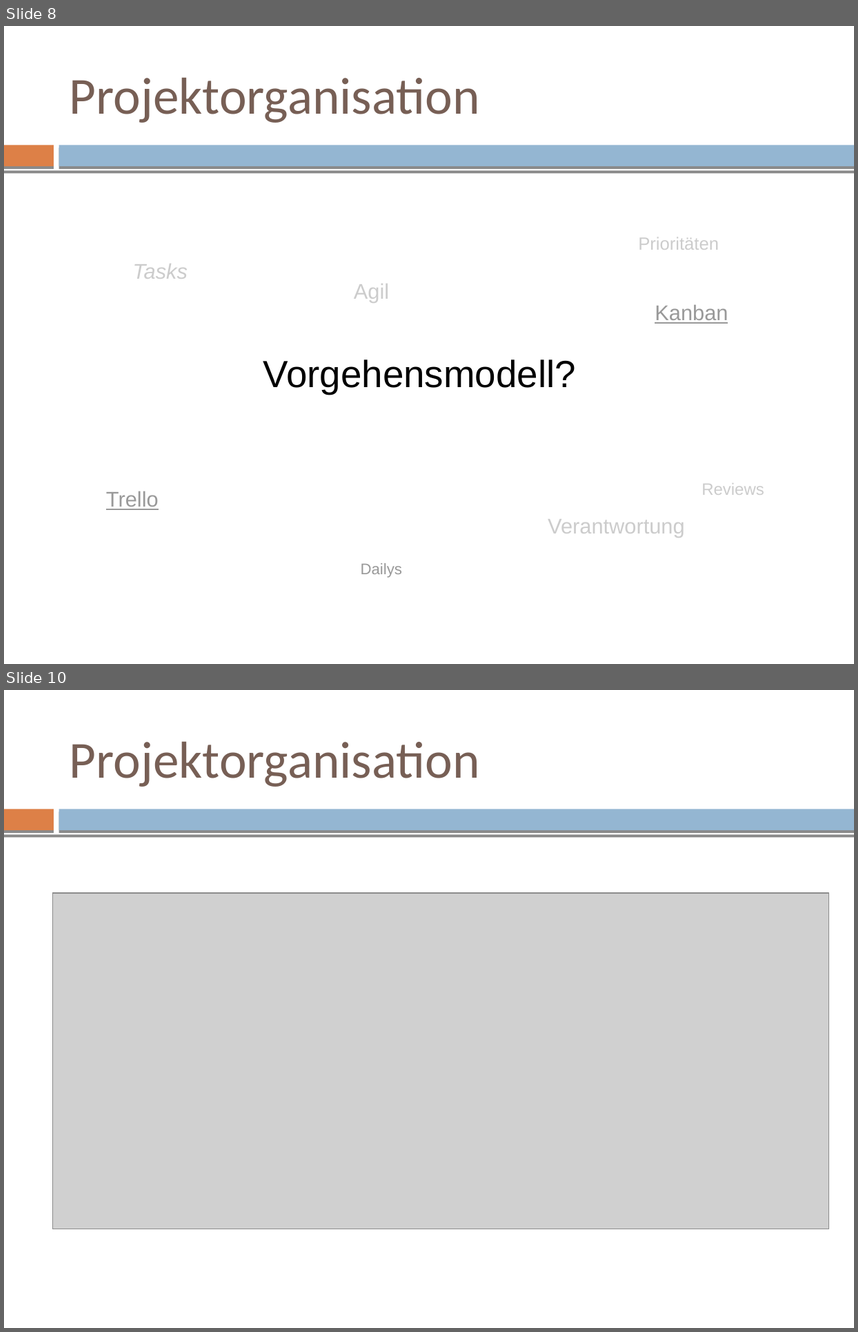
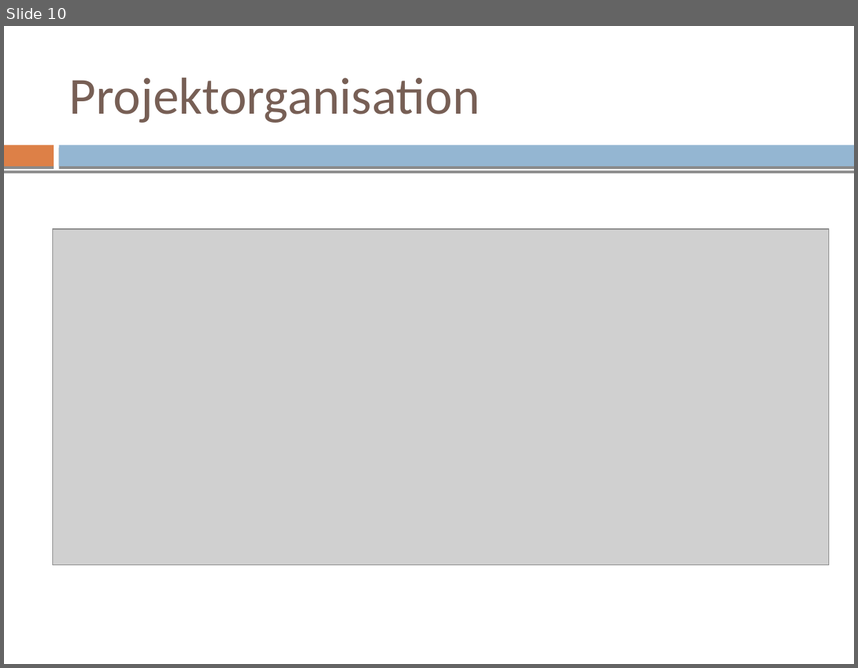
Before and after one commit to mvw/Wilddiebe10, a slide deck: keynote/keynote_part_sascha.odp. Shown one above the other, each under a label of ours: slides 8 and 10 before the commit, slide 10 after it; the slides between them are not shown. The pictures are 858x1332 and 858x668 pixels, drawn with LibreOffice and Linux fonts; fonts in the diff are those of the drawing; grey boxes stand for pictures. Boxes give left, top, right and bottom in pixels: in the first picture for what was removed or moved away, otherwise in the second. Text is boxed around its words. In the diff, an @@ line names an element or a change of style, - is before the commit and + after.

```diff
--- a/keynote/keynote_part_sascha.odp
+++ b/keynote/keynote_part_sascha.odp
@@ slide 8 removed at <box>4,26,854,664</box>, background #FFFFFF; not listed: 3 template elements that a slide beside it also shows @@
@@ title removed at <box>70,77,480,123</box> @@
-Projektorganisation
@@ text removed at <box>638,237,719,250</box> @@
-Prioritäten
@@ text removed at <box>133,263,188,279</box> @@
-Tasks
@@ text removed at <box>354,283,389,303</box> @@
-Agil
@@ text removed at <box>655,305,728,323</box> @@
-Kanban
@@ subtitle removed at <box>263,359,577,394</box> @@
-Vorgehensmodell?
@@ text removed at <box>106,491,159,510</box> @@
-Trello
@@ text removed at <box>702,483,764,495</box> @@
-Reviews
@@ text removed at <box>548,519,685,537</box> @@
-Verantwortung
@@ text removed at <box>361,563,402,577</box> @@
-Dailys
```
Also in this commit, not shown: 1 slide changed, 1 slide added, 1 other file.
